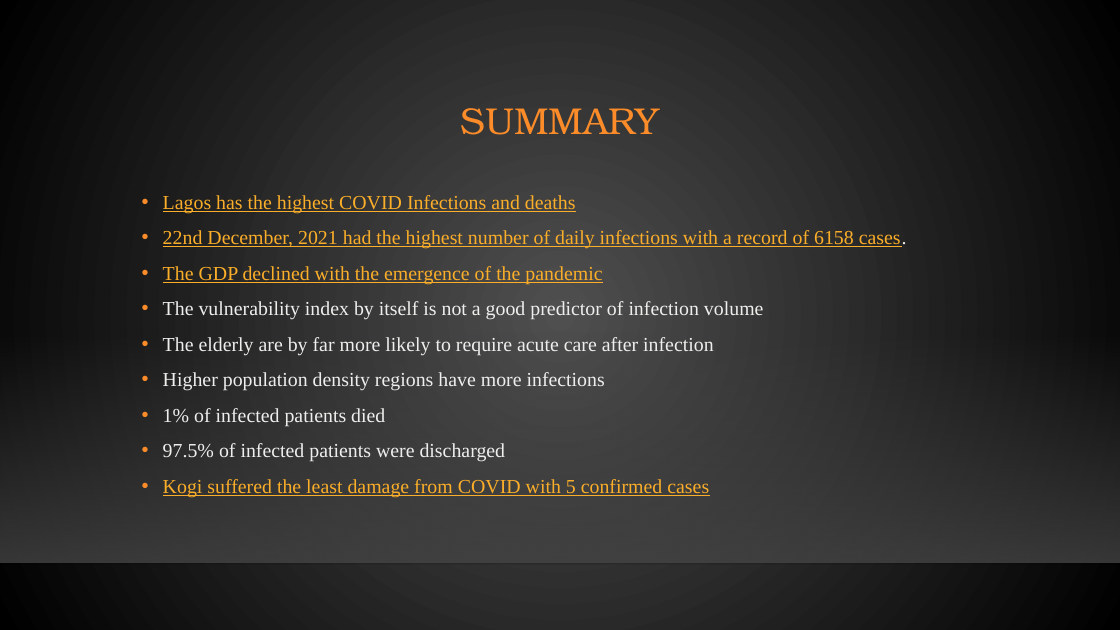
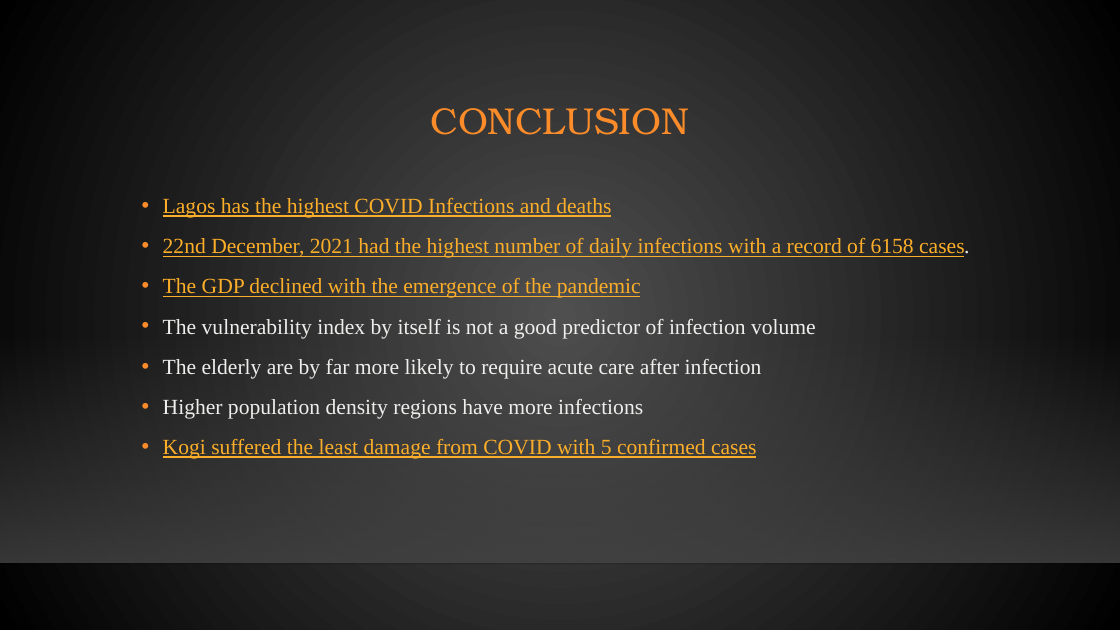
Before and after one commit to Yusufteppei/Nigeria-COVID-19-Data-Analysis-Using-Python, a slide deck: slide 8 of EXECUTIVE SUMMARY.pptx (slide 9 before the commit). Drawn at 1120x630 pixels with LibreOffice and Linux fonts; fonts in the diff are those of the drawing; background and template pictures are left out. Boxes give left, top, right and bottom in pixels: in the first picture for what was removed or moved away, otherwise in the second. Text is boxed around its words. In the diff, an @@ line names an element or a change of style, - is before the commit and + after.

```diff
--- a/EXECUTIVE SUMMARY.pptx
+++ b/EXECUTIVE SUMMARY.pptx
@@ title at (431,108,689,135): text changed @@
-SUMMARY
+CONCLUSION
@@ text "Lagos has the highest COVID ..." at (163,198,969,459): size 17 to 18.5 pt; line spacing 1 to 1.1 @@
@@ text at (163,408,506,462): paragraphs removed @@
-• 1% of infected patients died
-• 97.5% of infected patients were discharged
```
Also in this commit, not shown: 2 other slides changed, 4 slides added, 5 slides removed, 1 other file.
